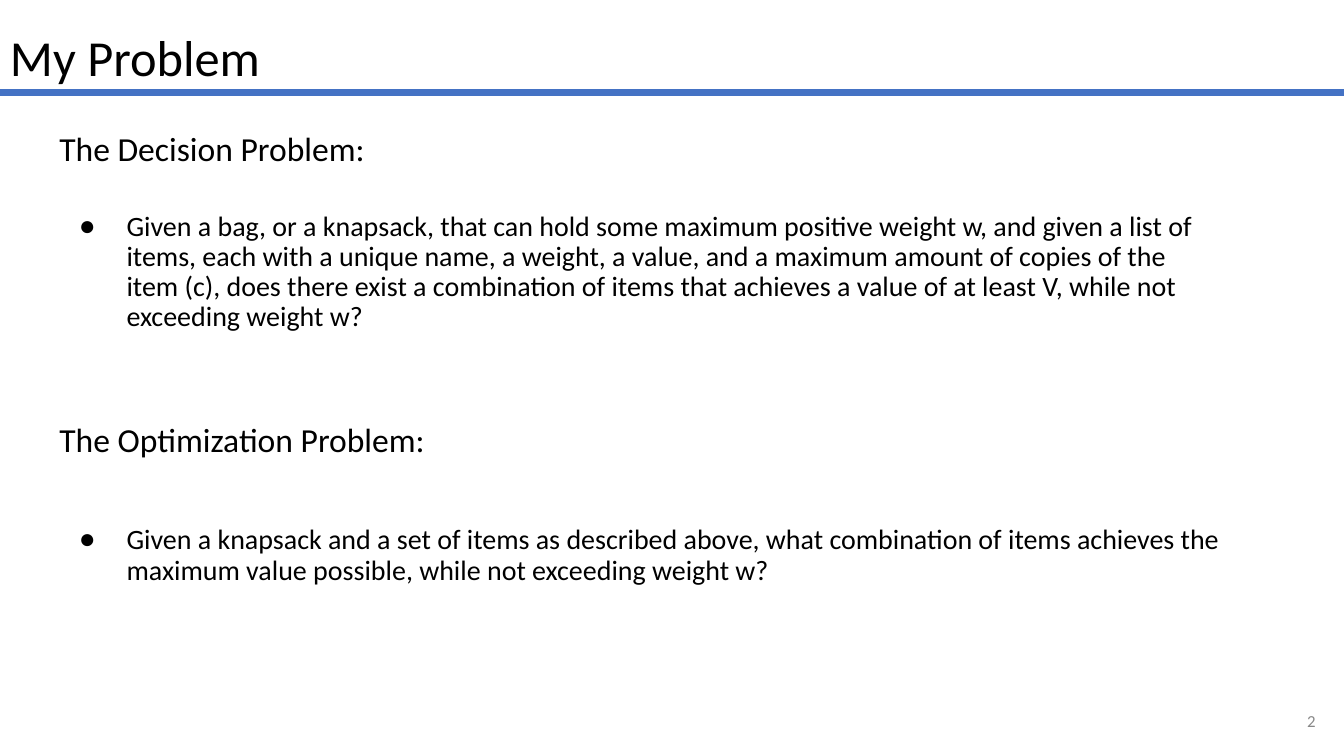
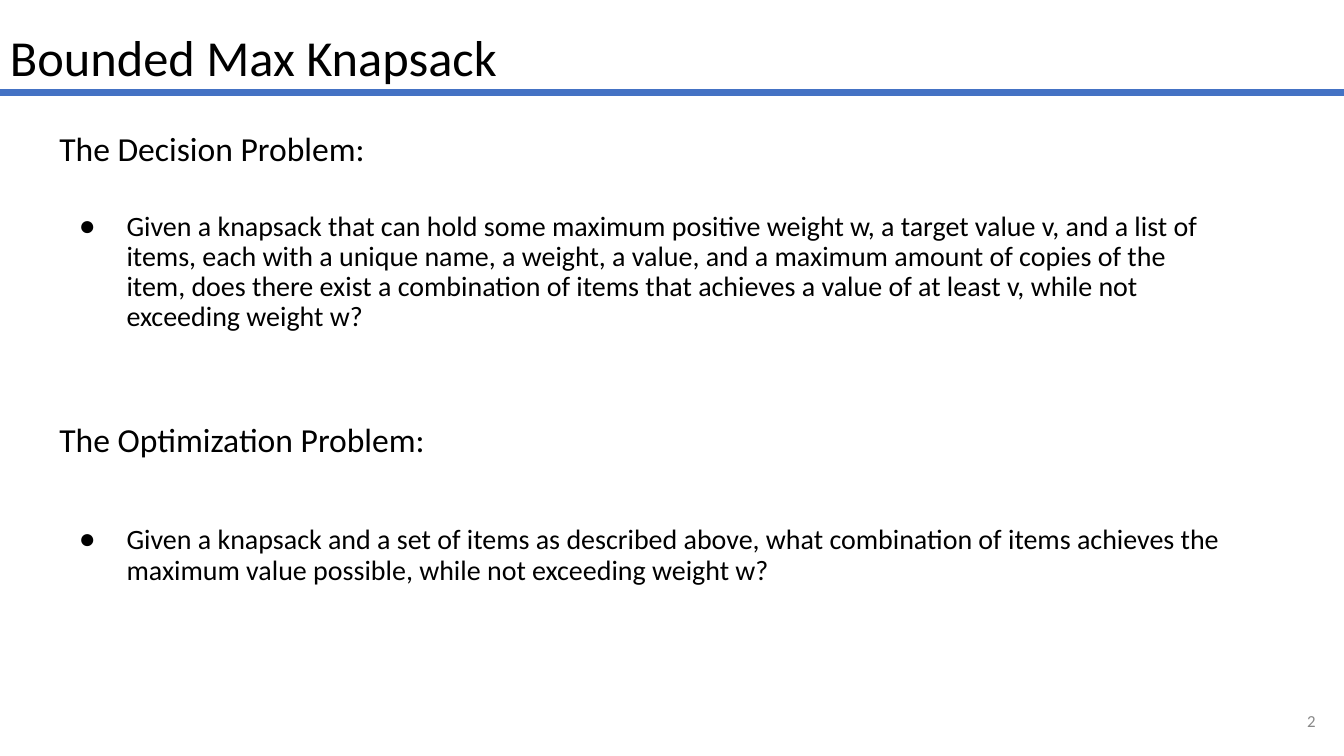
Before and after one commit to woodmatm/NP-Project, a slide deck: slide 2 of NP-Complete Max Knapsack.pptx. Drawn at 1344x756 pixels with LibreOffice and Linux fonts; fonts in the diff are those of the drawing. Boxes give left, top, right and bottom in pixels: in the first picture for what was removed or moved away, otherwise in the second. Text is boxed around its words. In the diff, an @@ line names an element or a change of style, - is before the commit and + after.

Commit message:
V2_NP-Complete Max Knapsack.pptx

```diff
--- a/NP-Complete Max Knapsack.pptx
+++ b/NP-Complete Max Knapsack.pptx
@@ text at [10,41,496,84]: text changed @@
-My Problem
+Bounded Max Knapsack
@@ text at [127,216,1197,331]: text changed @@
-● Given a bag, or a knapsack, that can hold some maximum positive weight w, and given a list of items, each with a unique name, a weight, a value, and a maximum amount of copies of the item (c), does there exist a combination of items that achieves a value of at least V, while not exceeding weight w?
+● Given a knapsack that can hold some maximum positive weight w, a target value v, and a list of items, each with a unique name, a weight, a value, and a maximum amount of copies of the item, does there exist a combination of items that achieves a value of at least v, while not exceeding weight w?
```
Also in this commit, not shown: 4 other slides changed, 1 slide added.
